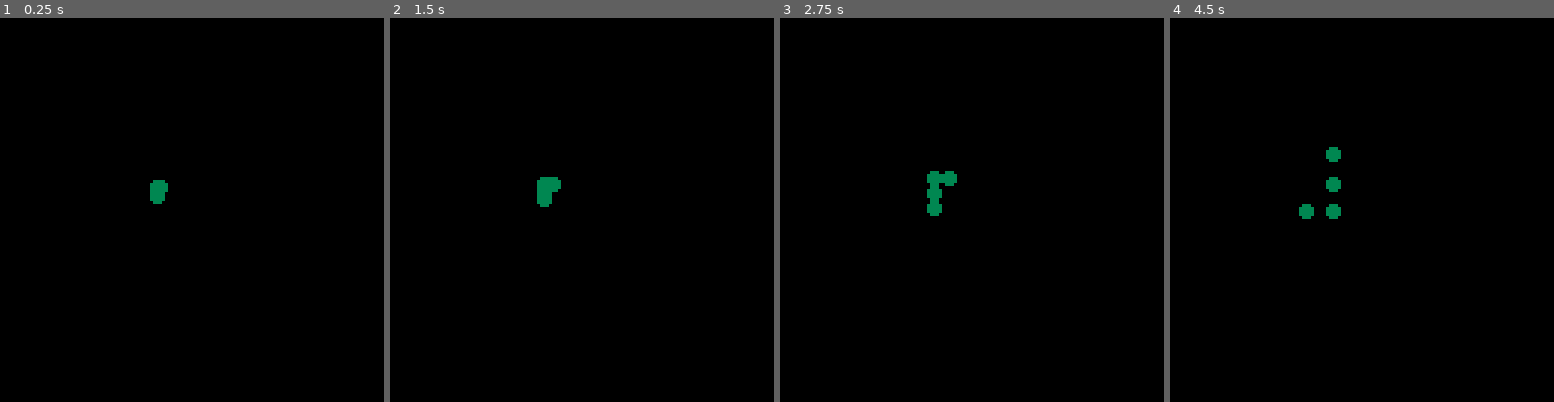
Above: before the commit, frames 1-4 (left to right).
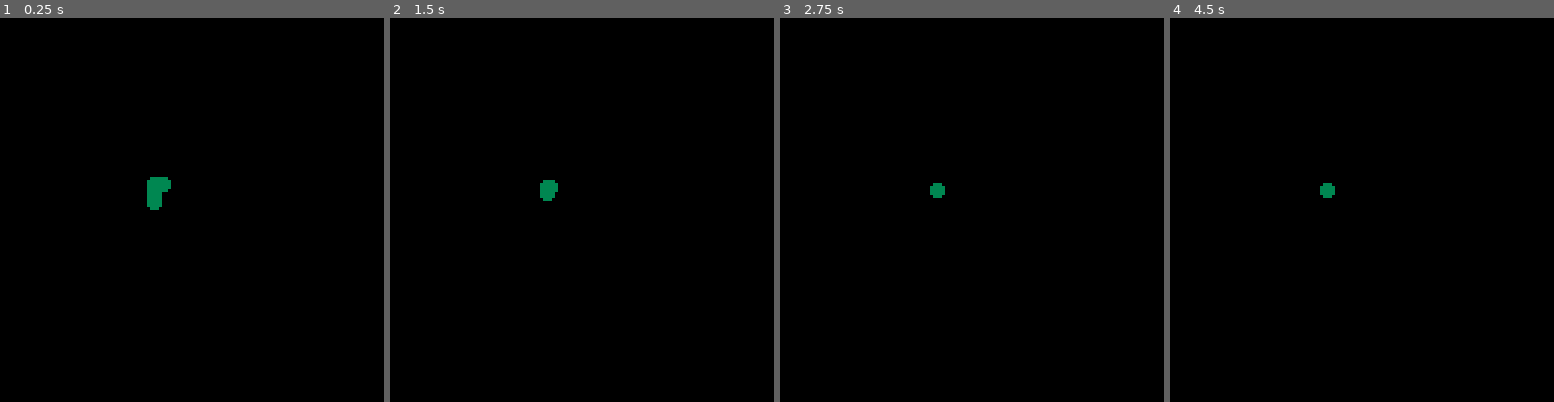
Above: after the commit, the same moments.

Repository: HNE74/pico8
Game: PICO-8 cartridge boids/boids.p8
The game is run twice, just before and just after one commit, with the same random seed, the same clock (stepped at 60 frames per second) and the same inputs.
Inputs:
- Up to frame 1 (0.25 s): no input
- Up to frame 2 (1.5 s): no input
- Up to frame 3 (2.75 s): no input
- Up to frame 4 (4.5 s): no input

The runs differ from the first frame. In frame 1, 0.2% of the frame differs, in the area x 38-45%, y 41-50%; in frame 2, 0.2%; in frame 3, 0.4%; in frame 4, 0.6%, in the area x 33-45%, y 33-53%.

Commit message:
added match velocity rule

Diff:
--- a/boids/boids.p8
+++ b/boids/boids.p8
@@ -52,8 +52,11 @@
 -- **********************
 function _update()
   for b in all(boidgrp) do
-    v1=fly_center(b)
-    b.d=addvec(b.d,v1)
+    local v1=fly_center(b)
+    local v2=match_velocity(b)
+
+    b.d=addvec(b.v,v1)
+    b.d=addvec(b.d,v2)
   end
 
   for b in all(boidgrp) do
@@ -63,13 +66,11 @@
   end
 end
 
--- ********************
--- *** calculations ***
--- ********************
+-- ******************
+-- *** boid rules ***
+-- ******************
 function fly_center(boid)
-  t={}
-  t.x,t.y=0,0
-
+  t=zerovec()
   for b in all(boidgrp) do
     if b~=boid then
       t=addvec(b.p,t)
@@ -81,6 +82,22 @@
   return r
 end
 
+function match_velocity(boid)
+  pv=zerovec()
+  for b in all(boidgrp) do
+    if b~=boid then
+      pv=addvec(b.v,pv)
+    end
+  end
+
+  avg=scalardiv(pv,#boidgrp-1)
+  r=scalardiv(subvec(avg,boid.v),20.)
+  return r
+end
+
+-- ********************
+-- *** calculations ***
+-- ********************
 function addvec(v1,v2)
   local r={}
   r.x,r.y=0,0
@@ -118,6 +135,12 @@
   return r
 end
 
+function zerovec()
+  local v={}
+  v.x,v.y=0,0
+  return v
+end
+
 -- *****************
 -- *** debuging  ***
 -- *****************
